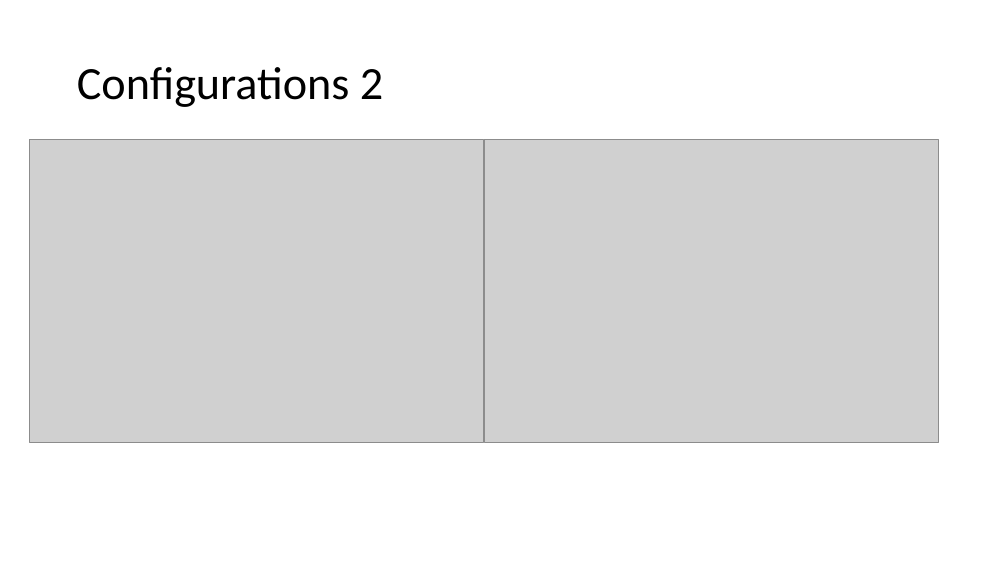
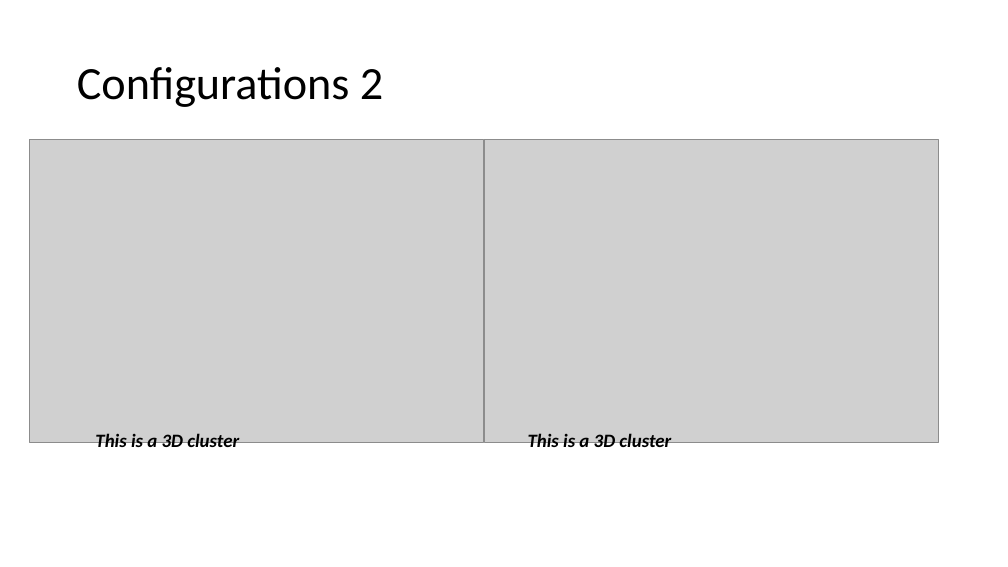
Before and after one commit to xzong0619/Pdn-Dynamics-Model, a slide deck: slide 6 of Cluster-Graphs/Cluster Expansion for Pd dynamics.pptx. Drawn at 1008x567 pixels with LibreOffice and Linux fonts; fonts in the diff are those of the drawing; grey boxes stand for pictures. Boxes give left, top, right and bottom in pixels: in the first picture for what was removed or moved away, otherwise in the second. Text is boxed around its words. In the diff, an @@ line names an element or a change of style, - is before the commit and + after.

```diff
--- a/Cluster-Graphs/Cluster Expansion for Pd dynamics.pptx
+++ b/Cluster-Graphs/Cluster Expansion for Pd dynamics.pptx
@@ text added at (95, 433, 239, 452), 18 pt, text #000000, bold, italic @@
+This is a 3D cluster
@@ text added at (528, 433, 671, 452), 18 pt, text #000000, bold, italic @@
+This is a 3D cluster
```
Also in this commit, not shown: 2 other slides changed, 2 slides added, 3 other files.
